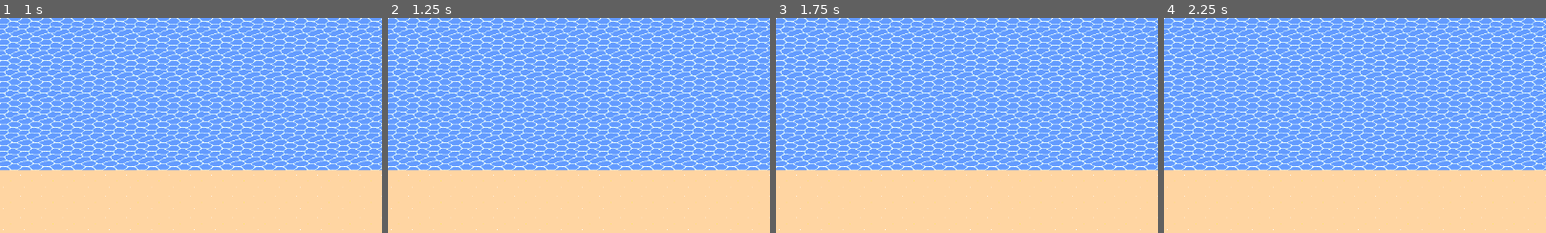
Above: before the commit, frames 1-4 (left to right).
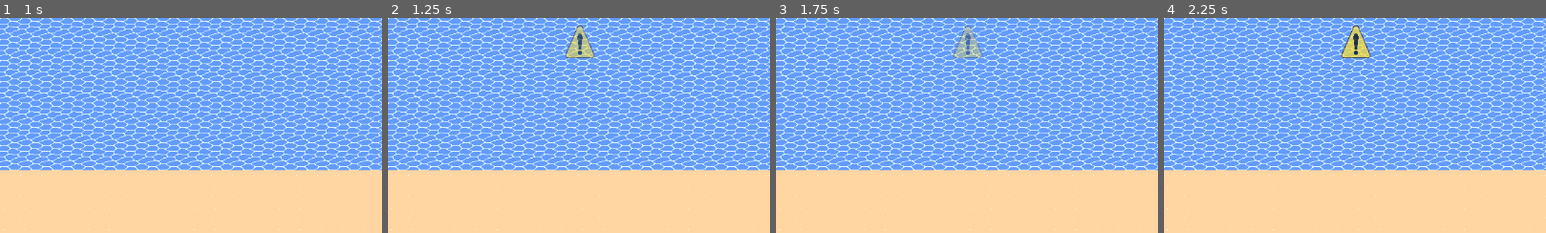
Above: after the commit, the same moments.

Repository: BlazingNeutron/calmbeforestorm
Game: Godot game, scene res://scenes/game.tscn
Two runs of this game, one before a commit and one after it. Both use one fixed random seed, a clock stepped at 60 frames per second and the inputs below. Sound files missing from this copy of the repository are replaced by a short silence.
Inputs:
- Up to frame 1 (1 s): click "Volunteer" at 0.5 s
- Up to frame 2 (1.25 s): no input
- Up to frame 3 (1.75 s): click "Volunteer" at 1.25 s
- Up to frame 4 (2.25 s): click "Volunteer" at 2 s
The pictures show only the part of the screen within x 25-75%, y 44-94%; the shares and areas given below are measured in that part.

Frame 1 is identical in both runs. In frame 2, 0.7% of the frame differs, in the area x 46-55%, y 3-19%; in frame 3, 0.7%; in frame 4, 0.7%.

Commit message:
Added music, ocean, storm warning and pick up sounds. Added storm warning timer

Diff:
--- /dev/null
+++ b/default_bus_layout.tres
@@ -0,0 +1,21 @@
+[gd_resource type="AudioBusLayout" format=3 uid="uid://duo087xo7t0a0"]
+
+[resource]
+bus/1/name = &"Ocean Sounds"
+bus/1/solo = false
+bus/1/mute = false
+bus/1/bypass_fx = false
+bus/1/volume_db = -12.4611
+bus/1/send = &"Master"
+bus/2/name = &"Music"
+bus/2/solo = false
+bus/2/mute = false
+bus/2/bypass_fx = false
+bus/2/volume_db = -10.5236
+bus/2/send = &"Master"
+bus/3/name = &"SFX"
+bus/3/solo = false
+bus/3/mute = false
+bus/3/bypass_fx = false
+bus/3/volume_db = -1.12151
+bus/3/send = &"Master"
--- a/project.godot
+++ b/project.godot
@@ -14,6 +14,10 @@
 run/main_scene="res://scenes/game.tscn"
 config/features=PackedStringArray("4.3", "Forward Plus")
 config/icon="res://icon.svg"
+
+[autoload]
+
+BackgroundMusic="*res://scenes/background_music.tscn"
 
 [display]
 
--- /dev/null
+++ b/scenes/background_music.tscn
@@ -0,0 +1,18 @@
+[gd_scene load_steps=3 format=3 uid="uid://c0dlktmiep01t"]
+
+[ext_resource type="AudioStream" uid="uid://dx7od2swe5ubv" path="res://assets/gentle-ocean-waves-birdsong-and-gull-7109.mp3" id="1_ronxa"]
+[ext_resource type="AudioStream" uid="uid://cb4niewv4lobs" path="res://assets/cottagecore-17463.mp3" id="2_phf5r"]
+
+[node name="BackgroundMusic" type="Node"]
+
+[node name="OceanSoundsAudioPlayer" type="AudioStreamPlayer" parent="."]
+stream = ExtResource("1_ronxa")
+autoplay = true
+bus = &"Ocean Sounds"
+parameters/looping = true
+
+[node name="BackgroundMusicAudioPlayer" type="AudioStreamPlayer" parent="."]
+stream = ExtResource("2_phf5r")
+autoplay = true
+bus = &"Music"
+parameters/looping = true
--- a/scenes/game.tscn
+++ b/scenes/game.tscn
@@ -1,6 +1,7 @@
-[gd_scene load_steps=12 format=4 uid="uid://iagjcdoeawtf"]
+[gd_scene load_steps=13 format=4 uid="uid://iagjcdoeawtf"]
 
 [ext_resource type="Texture2D" uid="uid://b47n3opsae4wi" path="res://assets/water1.png" id="1_lgff2"]
+[ext_resource type="Script" path="res://scripts/game.gd" id="1_p5c5y"]
 [ext_resource type="Texture2D" uid="uid://set11erdhkfk" path="res://assets/sand1.png" id="2_wjy4f"]
 [ext_resource type="PackedScene" uid="uid://bfka3w6b3sayd" path="res://scenes/waste_spawner.tscn" id="3_44yya"]
 [ext_resource type="PackedScene" uid="uid://c0luf734cnh5g" path="res://scenes/picker_upper_manager.tscn" id="3_jhrrb"]
@@ -30,8 +31,10 @@
 sources/2 = SubResource("TileSetAtlasSource_npesy")
 
 [node name="game" type="Node2D"]
+script = ExtResource("1_p5c5y")
 
 [node name="hud" parent="." instance=ExtResource("4_ef12f")]
+unique_name_in_owner = true
 
 [node name="Camera2D" type="Camera2D" parent="."]
 
@@ -54,4 +57,8 @@
 [node name="PickerUpper" parent="PickerUppers" instance=ExtResource("4_pk4d3")]
 position = Vector2(-421, 261)
 
+[node name="StormTimer" type="Timer" parent="."]
+unique_name_in_owner = true
+
 [connection signal="spawned_trash" from="Waste/WasteSpawner" to="PickerUppers/PickerUpperManager" method="_on_waste_spawner_spawned_trash"]
+[connection signal="timeout" from="StormTimer" to="." method="_on_storm_timer_timeout"]
--- a/scenes/hud.tscn
+++ b/scenes/hud.tscn
@@ -1,7 +1,8 @@
-[gd_scene load_steps=3 format=3 uid="uid://d3y2w6dk2qoel"]
+[gd_scene load_steps=4 format=3 uid="uid://d3y2w6dk2qoel"]
 
 [ext_resource type="Script" path="res://scripts/hud.gd" id="1_v6bi3"]
 [ext_resource type="PackedScene" uid="uid://jeovohtmmp0a" path="res://scenes/lightning.tscn" id="3_cy3ty"]
+[ext_resource type="PackedScene" uid="uid://5hjrx53y7uu0" path="res://scenes/storm_warning.tscn" id="3_e5k40"]
 
 [node name="hud" type="CanvasLayer"]
 script = ExtResource("1_v6bi3")
@@ -26,3 +27,6 @@
 offset_right = 40.0
 offset_bottom = 40.0
 text = "$100"
+
+[node name="StormWarning" parent="." instance=ExtResource("3_e5k40")]
+visible = true
--- /dev/null
+++ b/scenes/storm_warning.tscn
@@ -0,0 +1,28 @@
+[gd_scene load_steps=4 format=3 uid="uid://5hjrx53y7uu0"]
+
+[ext_resource type="Script" path="res://scripts/storm_warning.gd" id="1_106s2"]
+[ext_resource type="Texture2D" uid="uid://ecu6xgov3706" path="res://assets/warning-sign.png" id="1_er1jn"]
+[ext_resource type="AudioStream" uid="uid://bstd1fdn8ifwm" path="res://assets/warning-sound-6686.mp3" id="3_vmc28"]
+
+[node name="StormWarning" type="Node"]
+script = ExtResource("1_106s2")
+
+[node name="StormWarningIcon" type="TextureRect" parent="."]
+modulate = Color(1, 1, 1, 0)
+anchors_preset = 8
+anchor_left = 0.5
+anchor_top = 0.5
+anchor_right = 0.5
+anchor_bottom = 0.5
+offset_left = -32.0
+offset_top = -32.0
+offset_right = 32.0
+offset_bottom = 32.0
+grow_horizontal = 2
+grow_vertical = 2
+texture = ExtResource("1_er1jn")
+
+[node name="StormWarningSound" type="AudioStreamPlayer" parent="."]
+stream = ExtResource("3_vmc28")
+
+[connection signal="finished" from="StormWarningSound" to="." method="_on_storm_warning_sound_finished"]
--- a/scenes/waste.tscn
+++ b/scenes/waste.tscn
@@ -1,7 +1,8 @@
-[gd_scene load_steps=4 format=3 uid="uid://dr2cu7ky4p2pn"]
+[gd_scene load_steps=5 format=3 uid="uid://dr2cu7ky4p2pn"]
 
 [ext_resource type="Script" path="res://scripts/waste.gd" id="1_6ryxd"]
 [ext_resource type="Texture2D" uid="uid://dflg5y7s5rs33" path="res://assets/waste-scrap1.png" id="1_r22q1"]
+[ext_resource type="AudioStream" uid="uid://b11fgwmhcp61q" path="res://assets/pick-up.mp3" id="3_1rnft"]
 
 [sub_resource type="CircleShape2D" id="CircleShape2D_m7fq2"]
 radius = 18.0278
@@ -19,5 +20,9 @@
 [node name="CollisionShape2D" type="CollisionShape2D" parent="Area2D"]
 shape = SubResource("CircleShape2D_m7fq2")
 
+[node name="PickUpSound" type="AudioStreamPlayer" parent="."]
+stream = ExtResource("3_1rnft")
+bus = &"SFX"
+
 [connection signal="input_event" from="Area2D" to="." method="_on_area_2d_input_event"]
-[connection signal="mouse_entered" from="Area2D" to="." method="_on_area_2d_mouse_entered"]
+[connection signal="finished" from="PickUpSound" to="." method="_on_pick_up_sound_finished"]
--- /dev/null
+++ b/scripts/game.gd
@@ -0,0 +1,12 @@
+extends Node2D
+
+@onready var hud: CanvasLayer = %hud
+@onready var storm_timer: Timer = %StormTimer
+
+func _ready() -> void:
+	storm_timer.start()
+
+func _on_storm_timer_timeout() -> void:
+	print("Storm warning timer")
+	hud.storm_warning()
+	storm_timer.stop()
--- a/scripts/hud.gd
+++ b/scripts/hud.gd
@@ -3,6 +3,7 @@
 @onready var lightning: CanvasLayer = $lightning
 @onready var money_label: RichTextLabel = %Money
 @onready var picker_upper_manager: Node2D = %PickerUpperManager
+@onready var storm_warning_icon: Node = $StormWarning
 
 @export var starting_money : int = 100
 var money : int = 0
@@ -19,3 +20,6 @@
 func _on_update_money() -> void:
 	money += 5
 	money_label.text = "$" + str(money)
+
+func storm_warning() -> void:
+	storm_warning_icon.start_storm_warning()
--- /dev/null
+++ b/scripts/storm_warning.gd
@@ -0,0 +1,23 @@
+extends Node
+
+@onready var storm_warning_icon: TextureRect = $StormWarningIcon
+@onready var storm_warning_sound: AudioStreamPlayer = $StormWarningSound
+
+@export var replays : int = 2
+var replay_count : int = 0
+
+func start_storm_warning() -> void:
+	var tween = create_tween()
+	storm_warning_sound.play()
+	tween.tween_property(storm_warning_icon, "modulate:a", 1, 0.5).set_trans(Tween.TRANS_BOUNCE).set_ease(Tween.EASE_IN_OUT)
+	tween.tween_property(storm_warning_icon, "modulate:a", 0.3, 0.2).set_trans(Tween.TRANS_SINE).set_ease(Tween.EASE_OUT)
+	tween.tween_property(storm_warning_icon, "modulate:a", 1, 1).set_trans(Tween.TRANS_BOUNCE).set_ease(Tween.EASE_IN_OUT)
+	tween.tween_property(storm_warning_icon, "modulate:a", 0.3, 0.2).set_trans(Tween.TRANS_SINE).set_ease(Tween.EASE_OUT)
+	tween.tween_property(storm_warning_icon, "modulate:a", 1, 1).set_trans(Tween.TRANS_BOUNCE).set_ease(Tween.EASE_IN_OUT)
+	tween.tween_property(storm_warning_icon, "modulate:a", 0, 1).set_trans(Tween.TRANS_SINE).set_ease(Tween.EASE_OUT)
+
+
+func _on_storm_warning_sound_finished() -> void:
+	if replay_count < replays:
+		storm_warning_sound.play()
+		replay_count += 1
--- a/scripts/waste.gd
+++ b/scripts/waste.gd
@@ -3,12 +3,10 @@
 signal landed(trash)
 signal picked_up(trash)
 
+@onready var pick_up_sound: AudioStreamPlayer = $PickUpSound
+
 @export var SPEED : int = 100
 var has_landed : bool = false
-
-# Called when the node enters the scene tree for the first time.
-func _ready() -> void:
-	pass # Replace with function body.
 
 # Called every frame. 'delta' is the elapsed time since the previous frame.
 func _process(delta: float) -> void:
@@ -25,5 +23,9 @@
 			get_picked_up()
 
 func get_picked_up() -> void:
+	pick_up_sound.play()
+	self.hide()
 	picked_up.emit(self)
+
+func _on_pick_up_sound_finished() -> void:
 	queue_free()
Not shown, added: assets/cottagecore-17463.mp3.import
Not shown, added: assets/gentle-ocean-waves-birdsong-and-gull-7109.mp3.import
Not shown, added: assets/pick-92276.mp3.import
Not shown, added: assets/pick-up.mp3.import
Binary file added: assets/warning-sign.aseprite
Binary file added: assets/warning-sign.png
Not shown, added: assets/warning-sign.png.import
Not shown, added: assets/warning-sound-6686.mp3.import
Not shown, added: assets/cottagecore-17463.mp3
Not shown, added: assets/gentle-ocean-waves-birdsong-and-gull-7109.mp3
Not shown, added: assets/pick-up.mp3
Not shown, added: assets/warning-sound-6686.mp3
